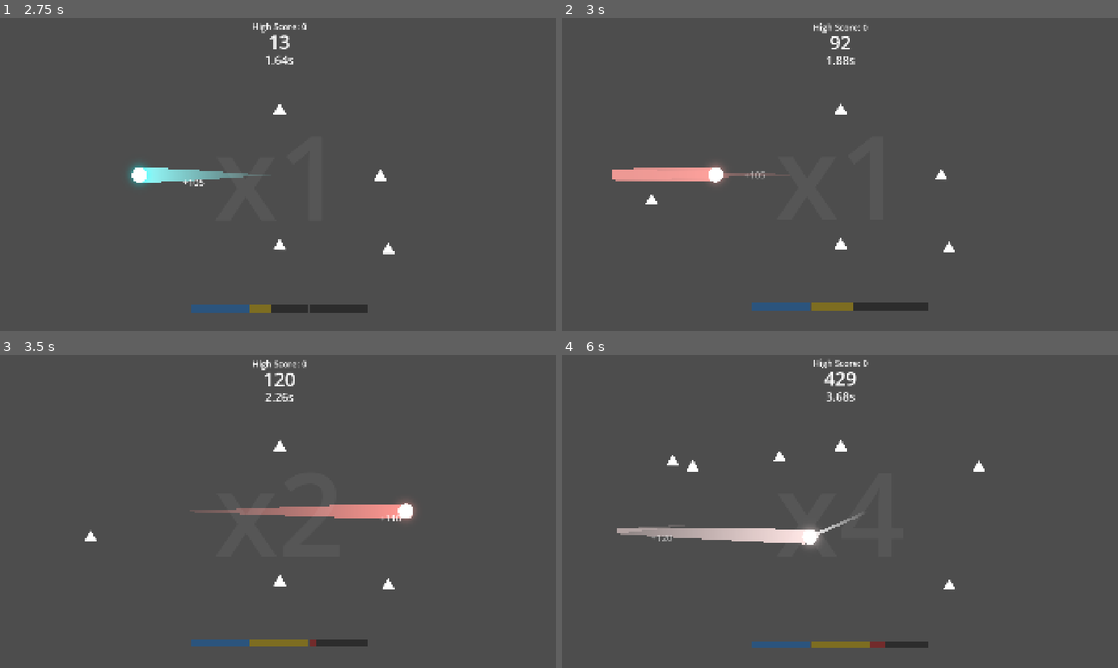
Above: before the commit, frames 1-4 (two rows, left to right).
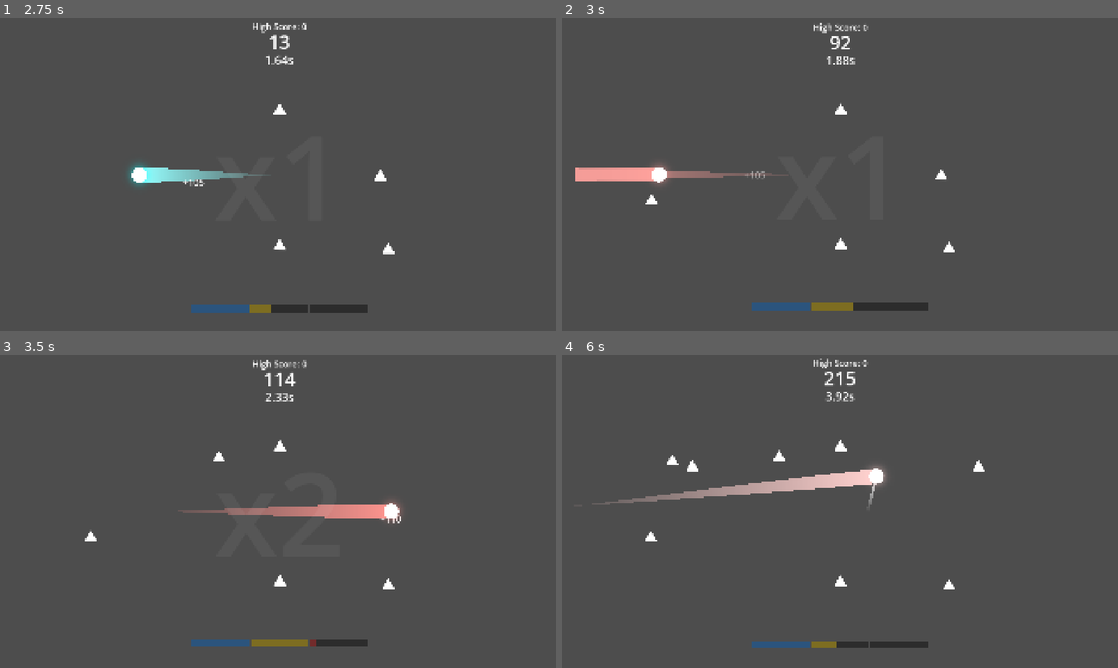
Above: after the commit, the same moments.

Repository: Yumei1010/Ball
Game: Godot game, scene res://Scene/main_menu.tscn
Same seed, same stepped clock (60 frames per second), same inputs: the game is played once before the commit and once after it.
Inputs (mouse positions are in pixels of both pictures, inside the frame that each line leads up to):
- Up to frame 1 (2.75 s): click "Play" at 0.5 s; move the mouse to (400, 158) at 1.27 s; hold Right (ui_right) 1.28-2 s; click (400, 158) at 1.42 s; drag from (166, 190) to (278, 174) at 2.02 s
- Up to frame 2 (3 s): move the mouse to (895, 105) at 2.77 s; hold Right (ui_right) from 2.78 s (still down)
- Up to frame 3 (3.5 s): keep holding Right (ui_right)
- Up to frame 4 (6 s): release Right (ui_right) at 3.5 s; drag from (812, 574) to (840, 448) at 3.52 s; move the mouse to (1006, 558) at 4.27 s; hold Left (ui_left) 4.28-5 s; drag from (673, 464) to (840, 511) at 5.02 s; move the mouse to (867, 511) at 5.77 s; hold Left (ui_left) from 5.78 s (still down); click (867, 511) at 5.92 s

Frame 1 is identical in both runs. In frame 2, 1.1% of the frame differs, in the area x 2-39%, y 46-54%; in frame 3, 0.6%; in frame 4, 3.8%, in the area x 6-76%, y 1-94%.

Commit message:
fix: 游戏区域外扩30px，球碰撞半径26px不再提前反弹
Co-Authored-By: Claude Opus 4.7 <noreply@anthropic.com>

Diff:
--- a/game/UI/outer_zone.tscn
+++ b/game/UI/outer_zone.tscn
@@ -2,10 +2,10 @@
 
 
 [sub_resource type="RectangleShape2D" id="RectangleShape2D_gi8co"]
-size = Vector2(1919.42, 129.174)
+size = Vector2(1980, 150)
 
 [sub_resource type="RectangleShape2D" id="RectangleShape2D_alikj"]
-size = Vector2(161.274, 862.907)
+size = Vector2(150, 1140)
 
 [node name="Outer_Zone" type="StaticBody2D"]
 collision_layer = 4
@@ -14,17 +14,17 @@
 [node name="Sprite2D" type="Sprite2D" parent="."]
 
 [node name="CollisionShape2D" type="CollisionShape2D" parent="."]
-position = Vector2(0.0382385, -475.035)
+position = Vector2(0, -570)
 shape = SubResource("RectangleShape2D_gi8co")
 
 [node name="CollisionShape2D2" type="CollisionShape2D" parent="."]
-position = Vector2(-0.182037, 474.867)
+position = Vector2(0, 570)
 shape = SubResource("RectangleShape2D_gi8co")
 
 [node name="CollisionShape2D3" type="CollisionShape2D" parent="."]
-position = Vector2(-879.149, -0.453705)
+position = Vector2(-990, 0)
 shape = SubResource("RectangleShape2D_alikj")
 
 [node name="CollisionShape2D4" type="CollisionShape2D" parent="."]
-position = Vector2(879.221, -0.519531)
+position = Vector2(990, 0)
 shape = SubResource("RectangleShape2D_alikj")
